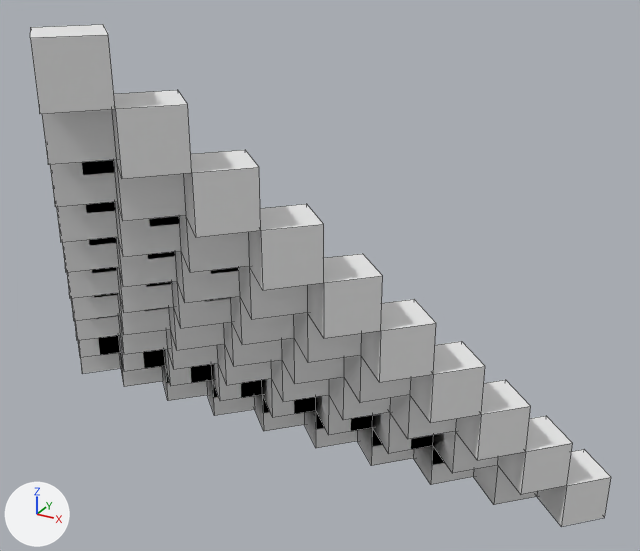
The OBJ model scene_files/stairs_shell.obj, before and after one commit.
Both versions are drawn from a 50 mm lens placed at (9.03, -13.64, 9.31), pointed at (1.65, -0.22, 2.6). Every picture has the same lights, and +X, +Y and +Z are marked at lower left. Mesh edges are drawn as thin lines. Where no turn or scale is listed for an object, it has been applied to the vertices. Vertices at the same position are counted once.

Objects in the first picture: 'stairs_shell'.
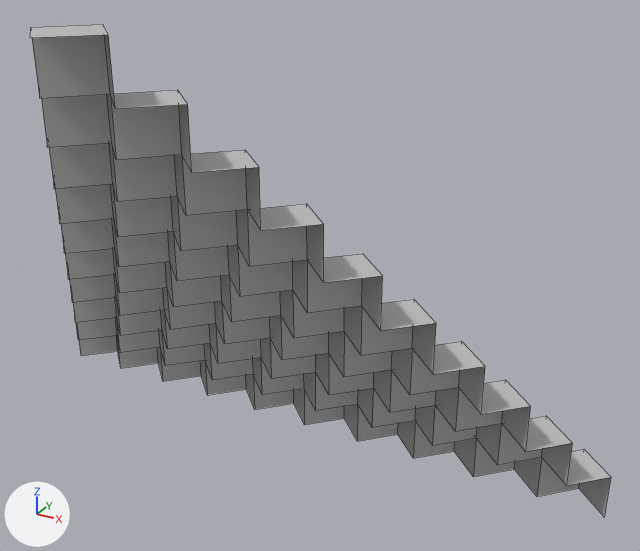
Patch to the scene script:
```diff
--- a/scene_files/stairs_shell.obj.py
+++ b/scene_files/stairs_shell.obj.py
@@ mat_initialshadinggroup @@
+mat_initialshadinggroup = principled_material('initialShadingGroup')
+mat_initialshadinggroup.base_color = (0.5, 0.5, 0.5)  # grey #bcbcbc
+mat_initialshadinggroup.roughness = 1.0
@@ me_stairs_shell @@
 # used by ob_stairs_shell; location = (0.0, 0.0, 0.0)
-me_stairs_shell.from_pydata(...)  # 251 vertices, 330 faces; spans x -7.07..7.07, y -5.07..2.71, z -2.5..7.5
+me_stairs_shell.from_pydata(...)  # 196 vertices, 165 faces; spans x -7.07..7.07, y -5.07..2.71, z -2.5..7.5
+# me_stairs_shell part 1
+# 55 vertices are removed from x -6.36..6.36, y -5.07..1.29, z -2.5..6.5
+# 165 faces are deleted
+# me_stairs_shell part 2: 165 faces spanning x -7.07..7.07, y -5.07..2.71, z -2.5..7.5 switch from mat_stairs_shell_initialshadinggroup (white #e7e7e7) to mat_initialshadinggroup (grey #bcbcbc)
```

Where the change shows, as pixel boxes (x1, y1, x2, y2) in the pictures (640 x 551 px):
'stairs_shell', reshaped: before (30, 24, 611, 526); after (30, 24, 611, 517)
part 1 of me_stairs_shell, deleted: before (30, 35, 611, 526)
part 2 of me_stairs_shell, recoloured (white to grey): before (30, 24, 611, 485); after (30, 24, 611, 517)
